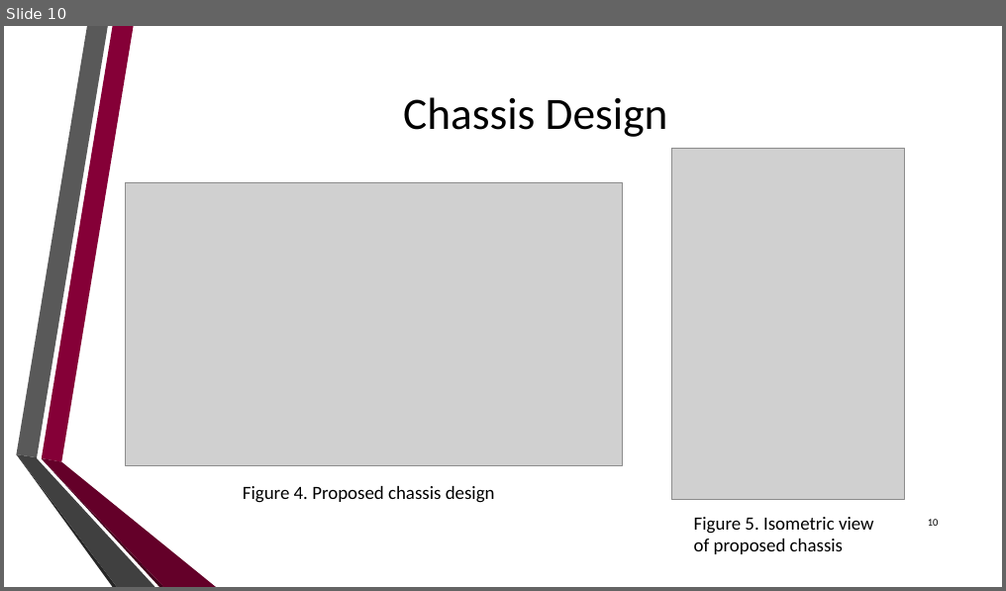
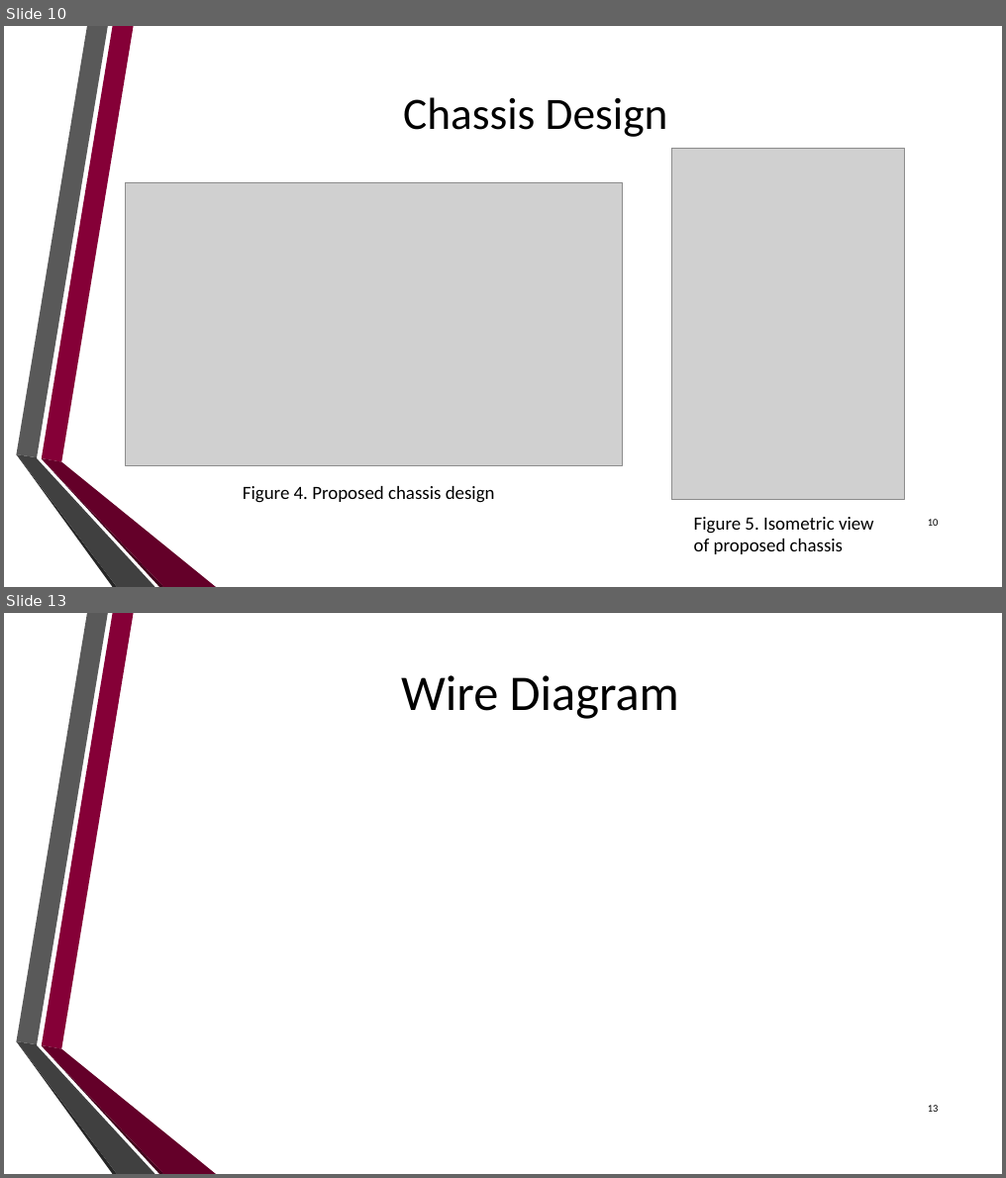
Before and after one commit to dan-olsen/SeniorDesign, a slide deck: Presentations/DesignPres/DesignPres-75.pptx. Shown one above the other, each under a label of ours: slide 10 before the commit, slides 10 and 13 after it; the slides between them are not shown. The pictures are 1006x591 and 1006x1178 pixels, drawn with LibreOffice and Linux fonts; fonts in the diff are those of the drawing; grey boxes stand for pictures; background and template pictures are left out. Boxes give left, top, right and bottom in pixels: in the first picture for what was removed or moved away, otherwise in the second. Text is boxed around its words. In the diff, an @@ line names an element or a change of style, - is before the commit and + after.

```diff
--- a/Presentations/DesignPres/DesignPres-75.pptx
+++ b/Presentations/DesignPres/DesignPres-75.pptx
@@ slide 13 added at <box>4,613,1002,1174</box>, background picture (left out); not listed: 6 template elements that a slide beside it also shows @@
@@ title added at <box>401,675,679,719</box>, 48 pt, text #000000 @@
+Wire Diagram
@@ page number added at <box>928,1105,939,1112</box>, 10 pt, text #000000 @@
+13
```
Also in this commit, not shown: 4 slides changed, 10 other slides added, 5 slides removed.
